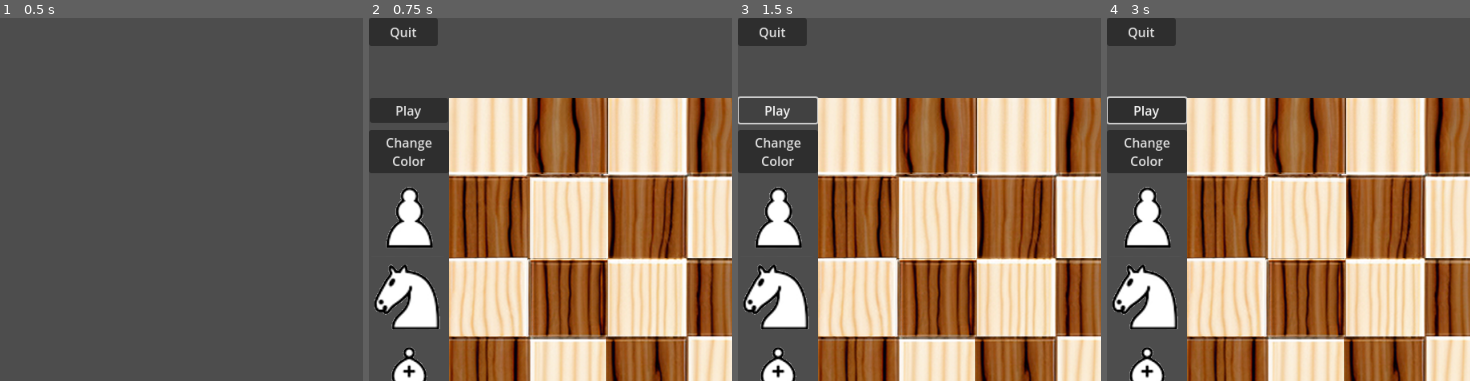
Above: before the commit, frames 1-4 (left to right).
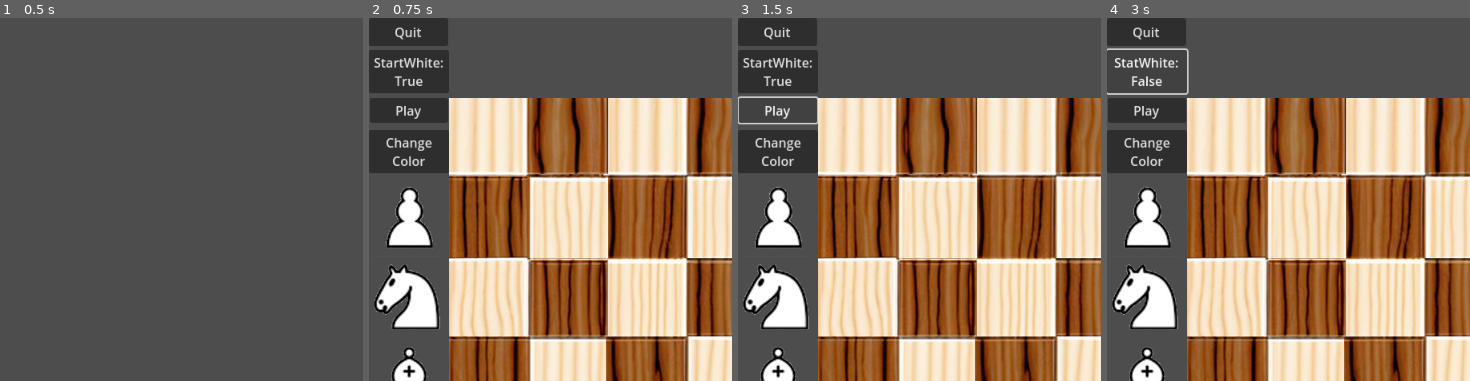
Above: after the commit, the same moments.

Repository: FabriceValmont/ChessGame-in-Godot4
Game: Godot game, scene res://Scene/menu.tscn
Same seed, same stepped clock (60 frames per second), same inputs: the game is played once before the commit and once after it.
Inputs (mouse positions are % of the whole screen's width and height, from its top left):
- Up to frame 1 (0.5 s): no input
- Up to frame 2 (0.75 s): click "Mode Edition" at 0.5 s
- Up to frame 3 (1.5 s): click "Play" at 1.25 s
- Up to frame 4 (3 s): click "Play" at 2 s; click (6, 7) at 2.75 s, where only the run after the commit has a clickable "StartWhite: True"
The pictures show only the part of the screen within x 0-50%, y 0-50%; the shares and areas given below are measured in that part.

Frame 1 is identical in both runs. In frame 2, 2.8% of the frame differs, in the area x 0-23%, y 0-21%; in frame 3, 2.8%; in frame 4, 1.3%.

Commit message:
Mode edition MVP fini.

Diff:
--- a/Scene/editorMod.tscn
+++ b/Scene/editorMod.tscn
@@ -13,7 +13,7 @@
 script = ExtResource("1_mp0h6")
 
 [node name="Quit" type="Button" parent="."]
-offset_right = 86.0
+offset_right = 99.0
 offset_bottom = 35.0
 text = "Quit"
 
@@ -36,6 +36,13 @@
 offset_right = 99.0
 offset_bottom = 901.0
 text = "Delete All"
+
+[node name="StartWhite" type="Button" parent="."]
+offset_top = 40.0
+offset_right = 100.0
+offset_bottom = 94.0
+text = "StartWhite:
+True"
 
 [node name="Play" type="Button" parent="."]
 offset_left = 1.0
@@ -77,4 +84,5 @@
 [connection signal="pressed" from="ChangeColor" to="." method="_on_button_pressed"]
 [connection signal="pressed" from="ModeDelete" to="." method="_on_mode_delete_pressed"]
 [connection signal="pressed" from="DeleteAllPiece" to="." method="_on_delete_all_piece_pressed"]
+[connection signal="pressed" from="StartWhite" to="." method="_on_start_white_pressed"]
 [connection signal="pressed" from="Play" to="." method="_on_play_pressed"]
--- a/Script/editorMod.gd
+++ b/Script/editorMod.gd
@@ -5,8 +5,9 @@
 
 # Called when the node enters the scene tree for the first time.
 func _ready():
-	pass # Replace with function body.
-
+	for i in range(2,10):
+		for j in range(2,10):
+			VariableGlobal.chessBoard[i][j] = null
 
 # Called every frame. 'delta' is the elapsed time since the previous frame.
 func _process(delta):
@@ -98,12 +99,23 @@
 		get_node("ModeDelete").set_text("Delete: \nDisabled")
 		VariableGlobalOption.modeDelete = false
 
+func _on_start_white_pressed():
+	if VariableGlobal.startWhite == false:
+		VariableGlobal.startWhite = true
+		get_node("StartWhite").set_text("StatWhite: \nTrue")
+	elif VariableGlobal.startWhite == true:
+		get_node("StartWhite").set_text("StatWhite: \nFalse")
+		VariableGlobal.startWhite = false
+
 func _on_quit_pressed():
 	pieceSelect = ""
 	VariableGlobalOption.modeEditor = false
 	VariableGlobalOption.modeDelete = false
 	VariableGlobalOption.kingWhitePresent = false
 	VariableGlobalOption.kingBlackPresent = false
+	for i in range(2,10):
+		for j in range(2,10):
+			VariableGlobal.chessBoard[i][j] = null
 	get_tree().change_scene_to_file("res://Scene/menu.tscn")
 
 func _on_play_pressed():
@@ -112,7 +124,7 @@
 	and VariableGlobalOption.kingBlackPresent == true:
 		var movePreviewNode = Node2D.new()
 		movePreviewNode.name = "MovePreview"
-		for f in range(11):
+		for f in range(get_child_count()-1):
 			get_child(f).queue_free()
 		add_child(load("res://Scene/gameMenu.tscn").instantiate())
 		add_child(load("res://Scene/displayCheckmate.tscn").instantiate())
@@ -121,4 +133,5 @@
 		set_script(null)
 		VariableGlobalOption.kingWhitePresent = false
 		VariableGlobalOption.kingBlackPresent = false
+		VariableGlobalOption.modeDelete = false
 		VariableGlobal.gameLaunch = true
